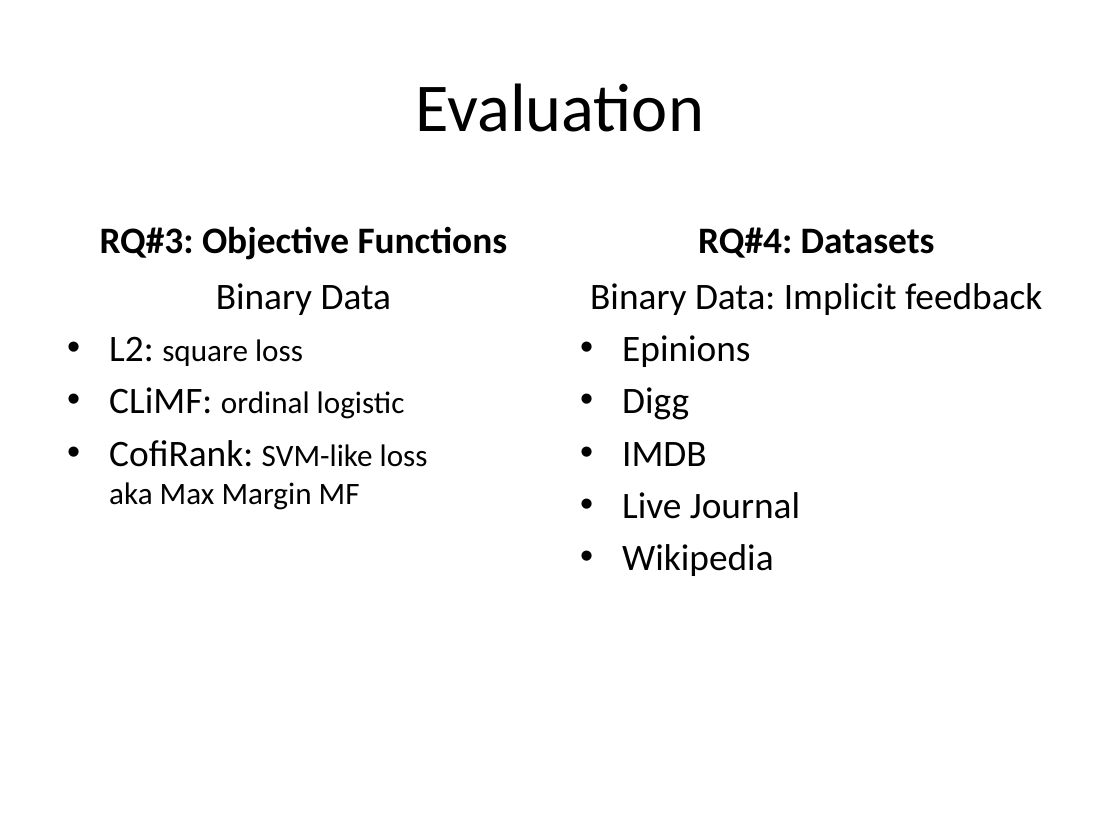
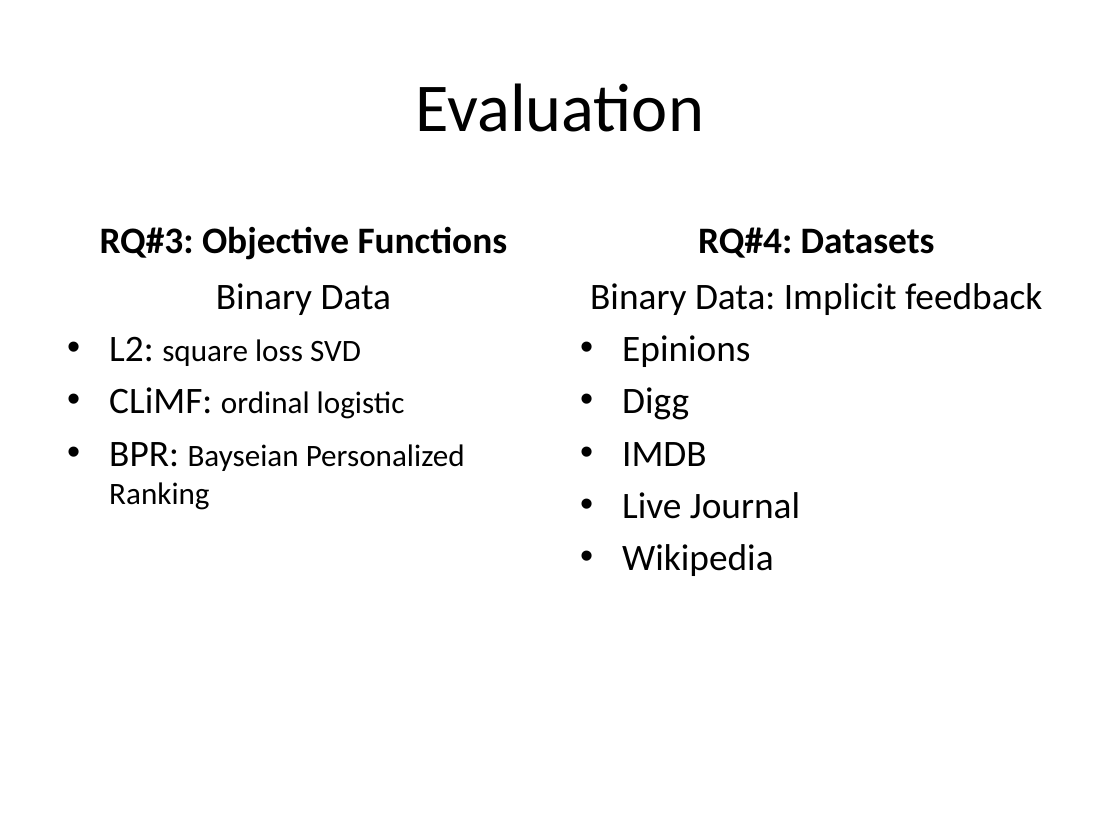
Before and after one commit to jamestklo/MatrixFactorizationMatlab, a slide deck: slide 21 of cs534L-SAGmf.pptx. Drawn at 1120x840 pixels with LibreOffice and Linux fonts; fonts in the diff are those of the drawing. Boxes give left, top, right and bottom in pixels: in the first picture for what was removed or moved away, otherwise in the second. Text is boxed around its words. In the diff, an @@ line names an element or a change of style, - is before the commit and + after.

```diff
--- a/cs534L-SAGmf.pptx
+++ b/cs534L-SAGmf.pptx
@@ text at [109,336,361,366]: text changed @@
-• L2: square loss
+• L2: square loss SVD
@@ text at [109,442,465,510]: text changed @@
-• CofiRank: SVM-like loss
-  aka Max Margin MF
+• BPR: Bayseian Personalized Ranking
```
Also in this commit, not shown: 4 other slides changed, 1 slide added, 1 slide removed, 21 other files.
